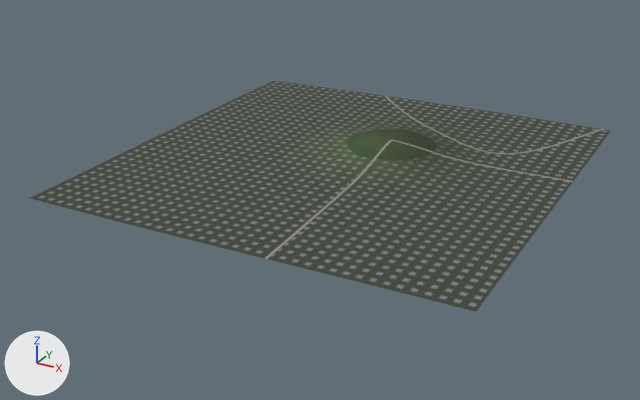
The glTF model assets/satellite_dem_tiles/terrain_real_T_W02_N02.glb: old version first, new version second.
Camera for both pictures: a camera (50 mm lens) standing at (-2235.0, 551.0, 1516.0) and looking at (-4067.0, 3880.0, -149.0). Lighting does not change. The marker at lower left points along +X, +Y and +Z. The older version comes first.

Names of what the first picture shows: 'Terrain_Real_DEM_T_W02_N02'.
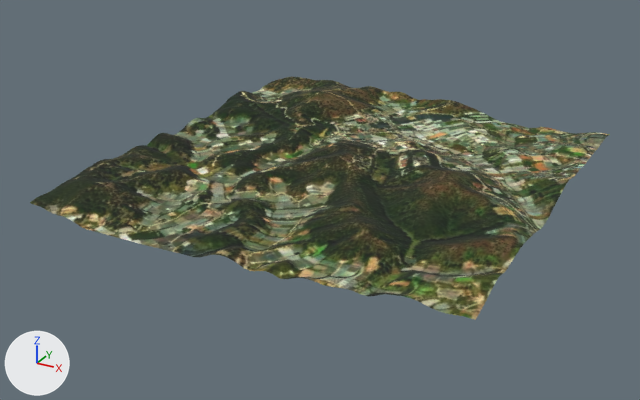
Edits to the bpy script that builds the scene:
```text
Add img_image_0:
    img_image_0 = load_image('Image_0', '_unpacked/Image_0', 1024, 1024, 'sRGB')
Add mat_mat_terrainreal_t_w02_n02:
    mat_mat_terrainreal_t_w02_n02 = principled_material('Mat_TerrainReal_T_W02_N02')
    mat_mat_terrainreal_t_w02_n02.texture = img_image_0
    mat_mat_terrainreal_t_w02_n02.roughness = 0.92
Change me_mesh_terrain_t_w02_n02:
    used by ob_terrain_real_dem_t_w02_n02; location = (0.0, 0.0, 0.0)
    remove me_mesh_terrain_t_w02_n02.from_pydata(...)  # 16641 vertices, 32768 faces; spans x -5000.0..-3000.0, y 3000.0..5000.0, z 0.0..64.0
    remove me_mesh_terrain_t_w02_n02.materials.append(mat_mat_esri_satellite_t_w02_n02)  # picture img_esri_world_imagery_t_w02_n02_z16
    add me_mesh_terrain_t_w02_n02.from_pydata(...)  # 16641 vertices, 32768 faces; spans x -5000.0..-3000.0, y 3000.0..5000.0, z -79.0..114.0
    me_mesh_terrain_t_w02_n02 part 1: 16424 of 16641 vertices moved; they spanned x -5000.0..-3000.0, y 3000.0..5000.0, z 0.0..64.0 and now span x -5000.0..-3000.0, y 3000.0..5000.0, z -79.0..114.0; mean shift (0.0, 0.0, -12.0); largest move (-4500.0, 4656.0, 23.0) -> (-4500.0, 4656.0, 114.0)
    add me_mesh_terrain_t_w02_n02.materials.append(mat_mat_terrainreal_t_w02_n02)  # picture img_image_0
```

Boxes [x1, y1, x2, y2] around the edits, measured in the pictures (640 x 400 px):
'Terrain_Real_DEM_T_W02_N02', recoloured, reshaped
    before: [30, 81, 610, 312]
    after: [30, 77, 610, 320]
